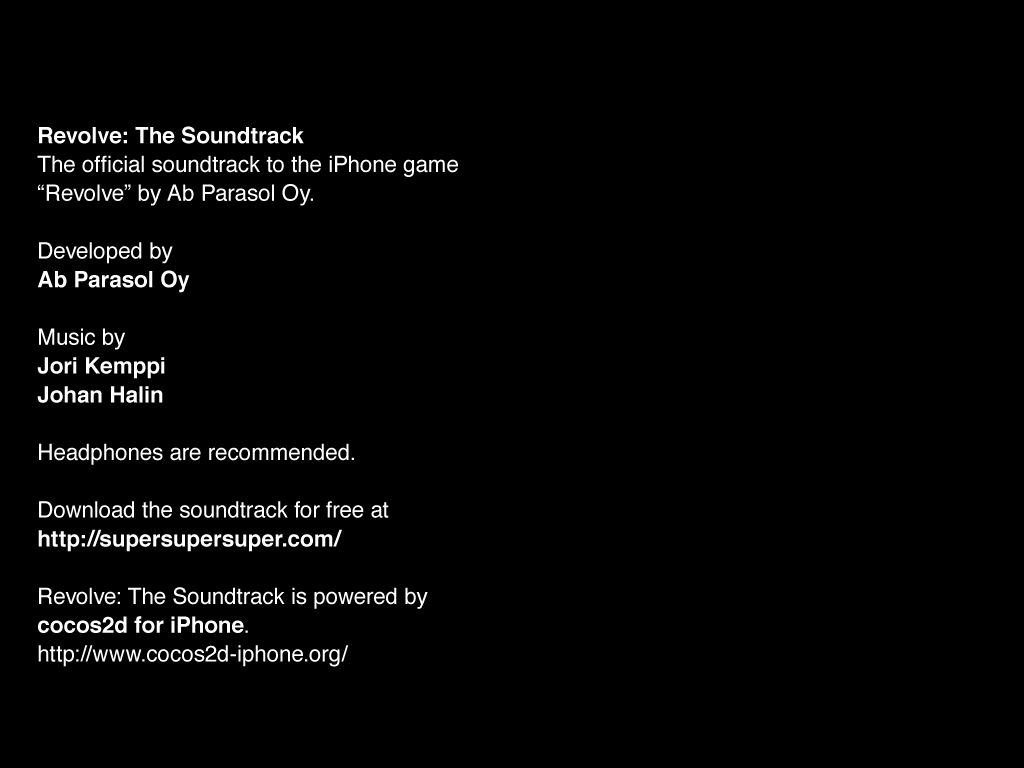
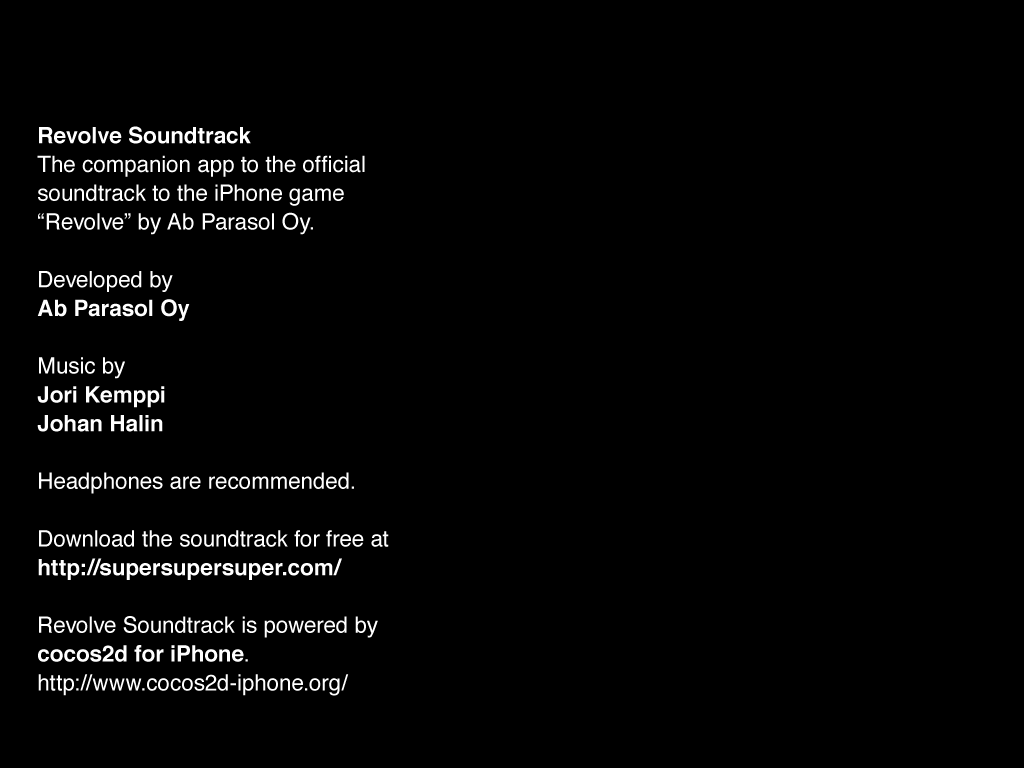
Comparing the layer stacks of the two 1024x768 images. Changes:
renamed "Revolve: The Soundtrack The official soundtrack to the iPhone g" to "Revolve Soundtrack The companion app to the official soundtrack", painted on it over [37, 126, 458, 696]
